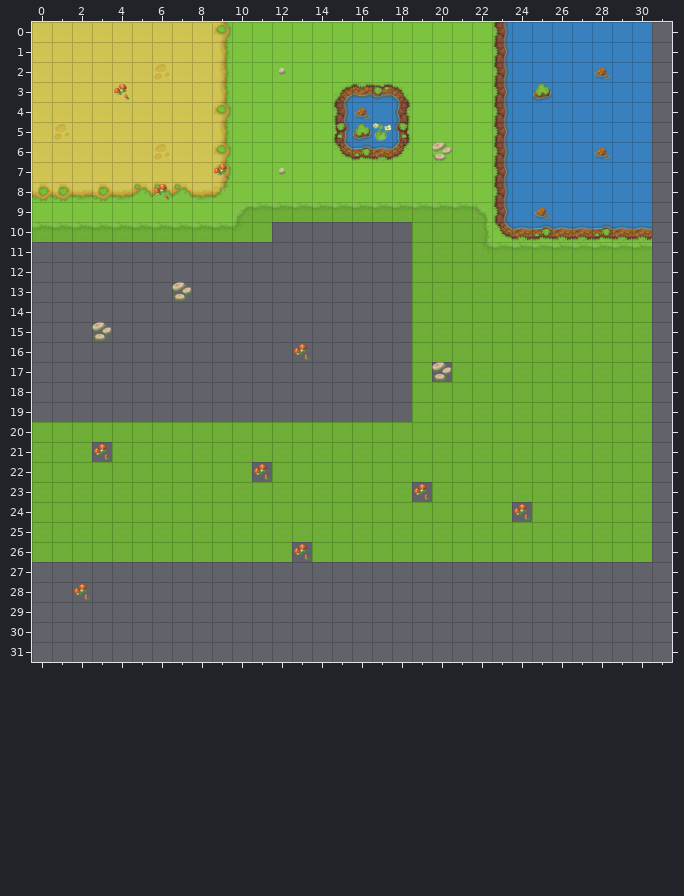
Two states of a Tiled map, bobberick-demo/assets/maps/map2.tmx. The first picture shows the starting point.
Cells are 32x32 px. Shown: x 0..31, y 0..31.
And afterwards:
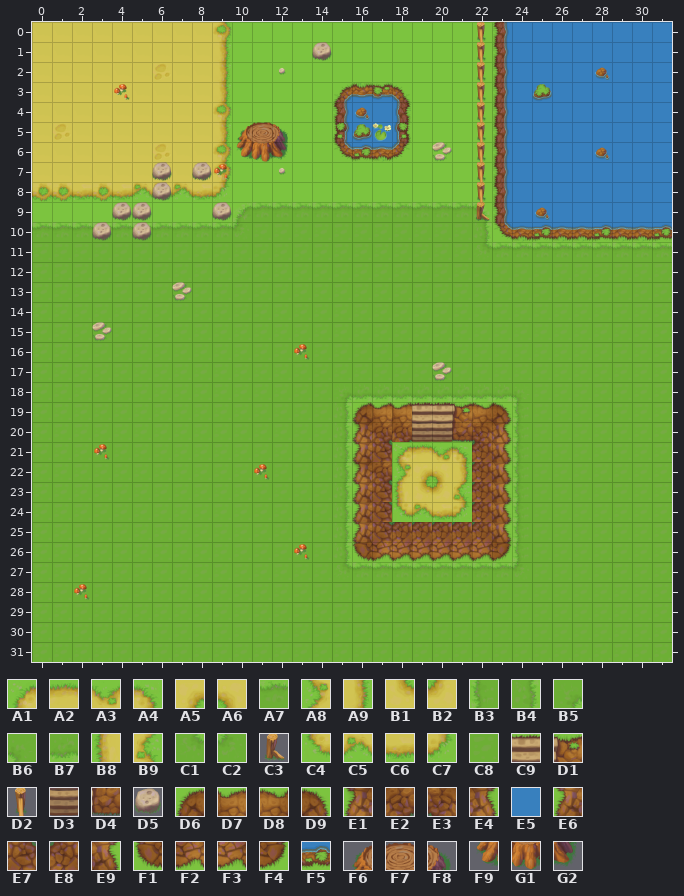
Key: from "grassland": A1 0, A2 1, A3 3, A4 4, A5 5, A6 6, A7 8, A8 16, A9 20, B1 21, B2 22, B3 23, B4 25, B5 37, B6 38, B7 40, B8 48, B9 52, C1 53, C2 54, C3 63, C4 64, C5 65, C6 67, C7 68, C8 69, C9 87, D1 88, D2 93, D3 103, D4 104, D5 114, D6 118, D7 119, D8 120, D9 121, E1 134, E2 135, E3 136, E4 137, E5 140, E6 150, E7 151, E8 152, E9 153, F1 166, F2 167, F3 168, F4 169, F5 171, F6 229, F7 230, F8 231, F9 245, G1 246, G2 247.
__ is an empty cell, .. an unchanged one.
Tiles of an added or newly shown layer are drawn over the layers below it.
Change:
--- layer "grass" (now shown)
@@ x 0..31 @@
- 0 .. .. .. .. .. .. .. .. .. .. .. .. .. .. .. .. .. .. .. .. .. .. .. .. .. .. .. .. .. .. .. __
- 1 .. .. .. .. .. .. .. .. .. .. .. .. .. .. .. .. .. .. .. .. .. .. .. .. .. .. .. .. .. .. .. __
- 2 .. .. .. .. .. .. .. .. .. .. .. .. .. .. .. .. .. .. .. .. .. .. .. .. .. .. .. .. .. .. .. __
- 3 .. .. .. .. .. .. .. .. .. .. .. .. .. .. .. .. .. .. .. .. .. .. .. .. .. .. .. .. .. .. .. __
- 4 .. .. .. .. .. .. .. .. .. .. .. .. .. .. .. .. .. .. .. .. .. .. .. .. .. .. .. .. .. .. .. __
- 5 .. .. .. .. .. .. .. .. .. .. .. .. .. .. .. .. .. .. .. .. .. .. .. .. .. .. .. .. .. .. .. __
- 6 .. .. .. .. .. .. .. .. .. .. .. .. .. .. .. .. .. .. .. .. .. .. .. .. .. .. .. .. .. .. .. __
- 7 .. .. .. .. .. .. .. .. .. .. .. .. .. .. .. .. .. .. .. .. .. .. .. .. .. .. .. .. .. .. .. __
- 8 .. .. .. .. .. .. .. .. .. .. .. .. .. .. .. .. .. .. .. .. .. .. .. .. .. .. .. .. .. .. .. __
- 9 .. .. .. .. .. .. .. .. .. .. .. .. .. .. .. .. .. .. .. .. .. .. .. .. .. .. .. .. .. .. .. __
-10 .. .. .. .. .. .. .. .. .. .. .. .. __ __ __ __ __ __ __ .. .. .. .. .. .. .. .. .. .. .. .. __
-11 __ __ __ __ __ __ __ __ __ __ __ __ __ __ __ __ __ __ __ .. .. .. .. .. .. .. .. .. .. .. .. __
-12 __ __ __ __ __ __ __ __ __ __ __ __ __ __ __ __ __ __ __ .. .. .. .. .. .. .. .. .. .. .. .. __
-13 __ __ __ __ __ __ __ __ __ __ __ __ __ __ __ __ __ __ __ .. .. .. .. .. .. .. .. .. .. .. .. __
-14 __ __ __ __ __ __ __ __ __ __ __ __ __ __ __ __ __ __ __ .. .. .. .. .. .. .. .. .. .. .. .. __
-15 __ __ __ __ __ __ __ __ __ __ __ __ __ __ __ __ __ __ __ .. .. .. .. .. .. .. .. .. .. .. .. __
-16 __ __ __ __ __ __ __ __ __ __ __ __ __ __ __ __ __ __ __ .. .. .. .. .. .. .. .. .. .. .. .. __
-17 __ __ __ __ __ __ __ __ __ __ __ __ __ __ __ __ __ __ __ .. __ .. .. .. .. .. .. .. .. .. .. __
-18 __ __ __ __ __ __ __ __ __ __ __ __ __ __ __ .. .. .. .. .. .. .. .. .. .. .. .. .. .. .. .. __
-19 __ __ __ __ __ __ __ __ __ __ __ __ __ __ __ .. .. .. .. .. .. .. .. .. .. .. .. .. .. .. .. __
-20 .. .. .. .. .. .. .. .. .. .. .. .. .. .. .. .. .. .. .. .. .. .. .. .. .. .. .. .. .. .. .. __
-21 .. .. .. __ .. .. .. .. .. .. .. .. .. .. .. .. .. .. .. .. .. .. .. .. .. .. .. .. .. .. .. __
-22 .. .. .. .. .. .. .. .. .. .. .. __ .. .. .. .. .. .. .. .. .. .. .. .. .. .. .. .. .. .. .. __
-23 .. .. .. .. .. .. .. .. .. .. .. .. .. .. .. .. .. .. .. .. .. .. .. .. .. .. .. .. .. .. .. __
-24 .. .. .. .. .. .. .. .. .. .. .. .. .. .. .. .. .. .. .. .. .. .. .. .. .. .. .. .. .. .. .. __
-25 .. .. .. .. .. .. .. .. .. .. .. .. .. .. .. .. .. .. .. .. .. .. .. .. .. .. .. .. .. .. .. __
-26 .. .. .. .. .. .. .. .. .. .. .. .. .. __ .. .. .. .. .. .. .. .. .. .. .. .. .. .. .. .. .. __
-27 __ __ __ __ __ __ __ __ __ __ __ __ __ __ __ .. .. .. .. .. .. .. .. .. .. __ __ __ __ __ __ __
-28 __ __ __ __ __ __ __ __ __ __ __ __ __ __ __ __ __ __ __ __ __ __ __ __ __ __ __ __ __ __ __ __
-29 __ __ __ __ __ __ __ __ __ __ __ __ __ __ __ __ __ __ __ __ __ __ __ __ __ __ __ __ __ __ __ __
-30 __ __ __ __ __ __ __ __ __ __ __ __ __ __ __ __ __ __ __ __ __ __ __ __ __ __ __ __ __ __ __ __
-31 __ __ __ __ __ __ __ __ __ __ __ __ __ __ __ __ __ __ __ __ __ __ __ __ __ __ __ __ __ __ __ __
+ 0 .. .. .. .. .. .. .. .. .. .. .. .. .. .. .. .. .. .. .. .. .. .. .. .. .. .. .. .. .. .. .. E5
+ 1 .. .. .. .. .. .. .. .. .. .. .. .. .. .. .. .. .. .. .. .. .. .. .. .. .. .. .. .. .. .. .. E5
+ 2 .. .. .. .. .. .. .. .. .. .. .. .. .. .. .. .. .. .. .. .. .. .. .. .. .. .. .. .. .. .. .. E5
+ 3 .. .. .. .. .. .. .. .. .. .. .. .. .. .. .. .. .. .. .. .. .. .. .. .. .. .. .. .. .. .. .. E5
+ 4 .. .. .. .. .. .. .. .. .. .. .. .. .. .. .. .. .. .. .. .. .. .. .. .. .. .. .. .. .. .. .. E5
+ 5 .. .. .. .. .. .. .. .. .. .. .. .. .. .. .. .. .. .. .. .. .. .. .. .. .. .. .. .. .. .. .. E5
+ 6 .. .. .. .. .. .. .. .. .. .. .. .. .. .. .. .. .. .. .. .. .. .. .. .. .. .. .. .. .. .. .. E5
+ 7 .. .. .. .. .. .. .. .. .. .. .. .. .. .. .. .. .. .. .. .. .. .. .. .. .. .. .. .. .. .. .. E5
+ 8 .. .. .. .. .. .. .. .. .. .. .. .. .. .. .. .. .. .. .. .. .. .. .. .. .. .. .. .. .. .. .. E5
+ 9 .. .. .. .. .. .. .. .. .. .. .. .. .. .. .. .. .. .. .. .. .. .. .. .. .. .. .. .. .. .. .. E5
+10 .. .. .. .. .. .. .. .. .. .. .. .. C8 C8 C8 C8 C8 C8 C8 .. .. .. .. .. .. .. .. .. .. .. .. F5
+11 C8 C8 C8 C8 C8 C8 C8 C8 C8 C8 C8 C8 C8 C8 C8 C8 C8 C8 C8 .. .. .. .. .. .. .. .. .. .. .. .. A7
+12 C8 C8 C8 C8 C8 C8 C8 C8 C8 C8 C8 C8 C8 C8 C8 C8 C8 C8 C8 .. .. .. .. .. .. .. .. .. .. .. .. C8
+13 C8 C8 C8 C8 C8 C8 C8 C8 C8 C8 C8 C8 C8 C8 C8 C8 C8 C8 C8 .. .. .. .. .. .. .. .. .. .. .. .. C8
+14 C8 C8 C8 C8 C8 C8 C8 C8 C8 C8 C8 C8 C8 C8 C8 C8 C8 C8 C8 .. .. .. .. .. .. .. .. .. .. .. .. C8
+15 C8 C8 C8 C8 C8 C8 C8 C8 C8 C8 C8 C8 C8 C8 C8 C8 C8 C8 C8 .. .. .. .. .. .. .. .. .. .. .. .. C8
+16 C8 C8 C8 C8 C8 C8 C8 C8 C8 C8 C8 C8 C8 C8 C8 C8 C8 C8 C8 .. .. .. .. .. .. .. .. .. .. .. .. C8
+17 C8 C8 C8 C8 C8 C8 C8 C8 C8 C8 C8 C8 C8 C8 C8 C8 C8 C8 C8 .. C8 .. .. .. .. .. .. .. .. .. .. C8
+18 C8 C8 C8 C8 C8 C8 C8 C8 C8 C8 C8 C8 C8 C8 C8 .. .. .. .. .. .. .. .. .. .. .. .. .. .. .. .. C8
+19 C8 C8 C8 C8 C8 C8 C8 C8 C8 C8 C8 C8 C8 C8 C8 .. .. .. .. .. .. .. .. .. .. .. .. .. .. .. .. C8
+20 .. .. .. .. .. .. .. .. .. .. .. .. .. .. .. .. .. .. .. .. .. .. .. .. .. .. .. .. .. .. .. C8
+21 .. .. .. C8 .. .. .. .. .. .. .. .. .. .. .. .. .. .. .. .. .. .. .. .. .. .. .. .. .. .. .. C8
+22 .. .. .. .. .. .. .. .. .. .. .. C8 .. .. .. .. .. .. .. .. .. .. .. .. .. .. .. .. .. .. .. C8
+23 .. .. .. .. .. .. .. .. .. .. .. .. .. .. .. .. .. .. .. .. .. .. .. .. .. .. .. .. .. .. .. C8
+24 .. .. .. .. .. .. .. .. .. .. .. .. .. .. .. .. .. .. .. .. .. .. .. .. .. .. .. .. .. .. .. C8
+25 .. .. .. .. .. .. .. .. .. .. .. .. .. .. .. .. .. .. .. .. .. .. .. .. .. .. .. .. .. .. .. C8
+26 .. .. .. .. .. .. .. .. .. .. .. .. .. C8 .. .. .. .. .. .. .. .. .. .. .. .. .. .. .. .. .. C8
+27 C8 C8 C8 C8 C8 C8 C8 C8 C8 C8 C8 C8 C8 C8 C8 .. .. .. .. .. .. .. .. .. .. C8 C8 C8 C8 C8 C8 C8
+28 C8 C8 C8 C8 C8 C8 C8 C8 C8 C8 C8 C8 C8 C8 C8 C8 C8 C8 C8 C8 C8 C8 C8 C8 C8 C8 C8 C8 C8 C8 C8 C8
+29 C8 C8 C8 C8 C8 C8 C8 C8 C8 C8 C8 C8 C8 C8 C8 C8 C8 C8 C8 C8 C8 C8 C8 C8 C8 C8 C8 C8 C8 C8 C8 C8
+30 C8 C8 C8 C8 C8 C8 C8 C8 C8 C8 C8 C8 C8 C8 C8 C8 C8 C8 C8 C8 C8 C8 C8 C8 C8 C8 C8 C8 C8 C8 C8 C8
+31 C8 C8 C8 C8 C8 C8 C8 C8 C8 C8 C8 C8 C8 C8 C8 C8 C8 C8 C8 C8 C8 C8 C8 C8 C8 C8 C8 C8 C8 C8 C8 C8
--- layer "hekkie" (now shown)
@@ x 22..22 @@
- 0 __
- 1 __
- 2 __
- 3 __
- 4 __
- 5 __
- 6 __
- 7 __
- 8 __
- 9 __
+ 0 D2
+ 1 D2
+ 2 D2
+ 3 D2
+ 4 D2
+ 5 D2
+ 6 D2
+ 7 D2
+ 8 D2
+ 9 C3
--- layer "Collision Sprites" (now shown)
@@ x 14..14 @@
- 1 __
+ 1 D5
@@ x 3..12 @@
- 5 .. .. .. .. .. .. .. __ __ __
- 6 .. .. .. .. .. .. .. __ __ __
- 7 .. .. .. __ .. __ .. .. .. ..
- 8 .. .. .. __ .. .. .. .. .. ..
- 9 .. __ __ .. .. .. __ .. .. ..
-10 __ .. __ .. .. .. .. .. .. ..
+ 5 .. .. .. .. .. .. .. F6 F7 F8
+ 6 .. .. .. .. .. .. .. F9 G1 G2
+ 7 .. .. .. D5 .. D5 .. .. .. ..
+ 8 .. .. .. D5 .. .. .. .. .. ..
+ 9 .. D5 D5 .. .. .. D5 .. .. ..
+10 D5 .. D5 .. .. .. .. .. .. ..
@@ x 15..24 @@
-18 __ __ __ __ __ __ __ __ __ __
-19 __ __ __ __ __ __ __ __ __ __
-20 __ __ __ __ __ __ __ __ __ __
-21 __ __ __ __ __ __ __ __ __ __
-22 __ __ __ __ __ __ __ __ __ __
-23 __ __ __ __ __ __ __ __ __ __
-24 __ __ __ __ __ __ __ __ __ __
-25 __ __ __ __ __ __ __ __ __ __
-26 __ __ __ __ __ __ __ __ __ __
-27 __ __ __ __ __ __ __ __ __ __
+18 B5 B7 B7 B7 B7 B7 B7 B7 B7 B6
+19 B4 D6 D7 D7 C9 C9 D1 D8 D9 B3
+20 B4 E1 E2 E2 D3 D3 D4 E3 E4 B3
+21 B4 E6 E7 A1 A2 A3 A4 E8 E9 B3
+22 B4 E1 E2 A8 A5 A6 A9 E8 E9 B3
+23 B4 E6 E7 B8 B1 B2 B9 E8 E9 B3
+24 B4 E6 E7 C4 C5 C6 C7 E8 E9 B3
+25 B4 E6 E7 E8 E8 E8 E8 E8 E9 B3
+26 B4 F1 F2 F3 F3 F3 F3 F3 F4 B3
+27 C1 A7 A7 A7 A7 A7 A7 A7 A7 C2
Where, in picture pixels (left, top, right, bottom), the same in both pictures:
added: (32, 22, 672, 662)
